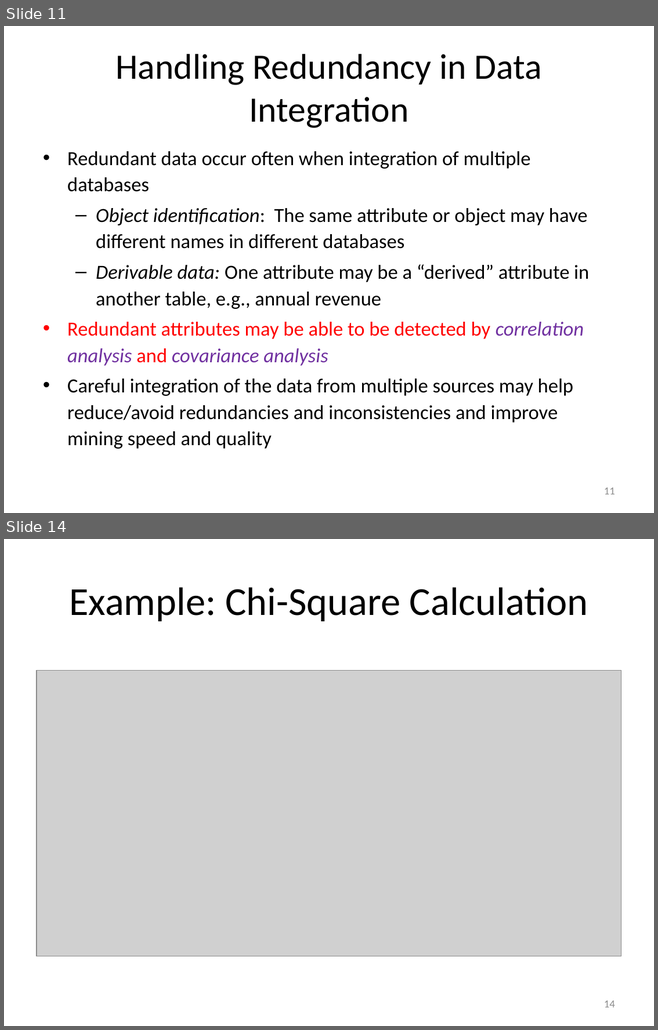
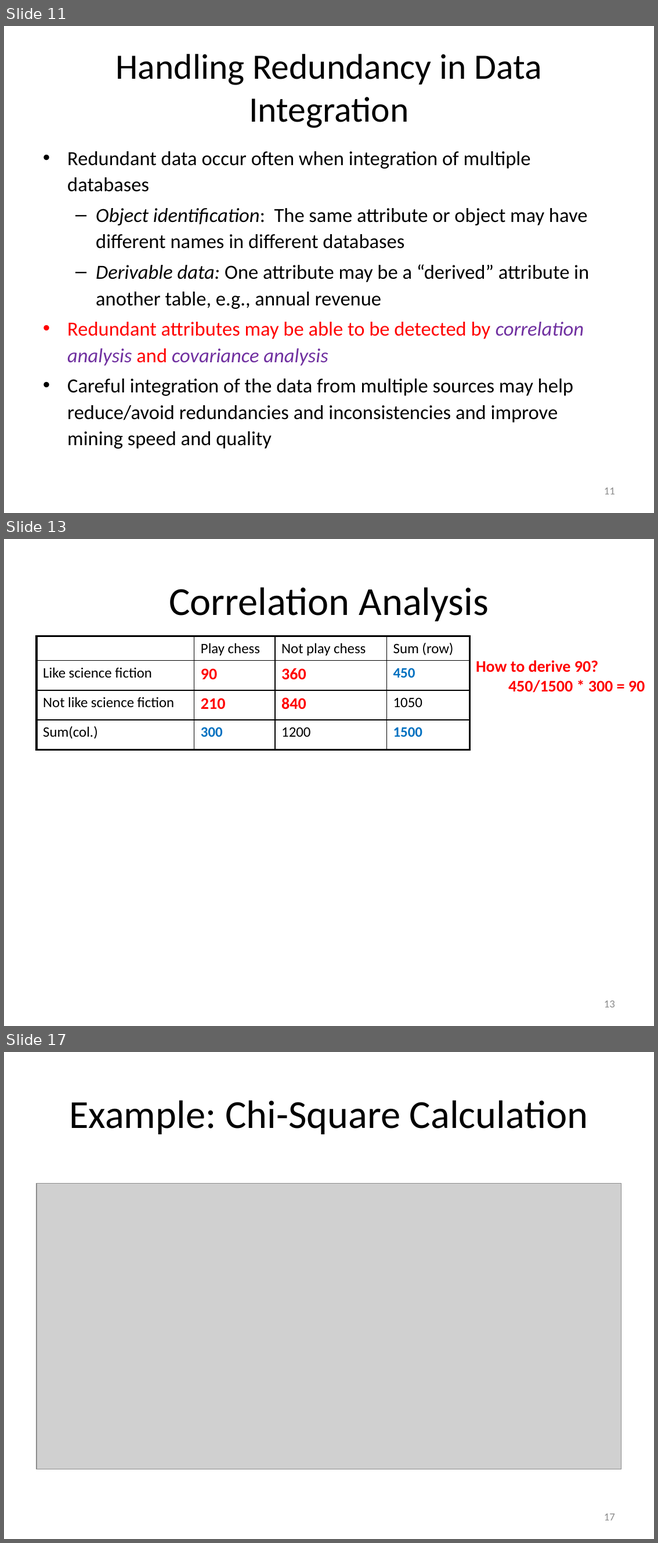
Before and after one commit to mjiang89/mjiang89.github.io, a slide deck: teaching/CS412Summer17-Chapter3.pptx. Shown one above the other, each under a label of ours: slides 11 and 14 before the commit, slides 11, 13 and 17 after it; the slides between them are not shown. The pictures are 658x1030 and 658x1543 pixels, drawn with LibreOffice and Linux fonts; fonts in the diff are those of the drawing; grey boxes stand for pictures. Boxes give left, top, right and bottom in pixels: in the first picture for what was removed or moved away, otherwise in the second. Text is boxed around its words. In the diff, an @@ line names an element or a change of style, - is before the commit and + after.

```diff
--- a/teaching/CS412Summer17-Chapter3.pptx
+++ b/teaching/CS412Summer17-Chapter3.pptx
@@ slide 13 added at (x1=4, y1=539, x2=654, y2=1026), background #FFFFFF @@
@@ title added at (x1=169, y1=587, x2=489, y2=621), 44 pt, text #000000 @@
+Correlation Analysis
@@ table added at (x1=36, y1=636, x2=470, y2=750), 4 rows, 4 columns @@
+ | Play chess | Not play chess | Sum (row)
+Like science fiction | 90 | 360 | 450
+Not like science fiction | 210 | 840 | 1050
+Sum(col.) | 300 | 1200 | 1500
@@ text added at (x1=476, y1=660, x2=644, y2=693), 18 pt, text #FF0000, bold @@
+How to derive 90?
+  450/1500 * 300 = 90
@@ page number added at (x1=604, y1=1001, x2=615, y2=1008), 12 pt, text #8C8C8C @@
+13
@@ what was slide 14 is now slide 17 @@
@@ page number at (x1=604, y1=1514, x2=615, y2=1521): text changed @@
-14
+17
```
Also in this commit, not shown: 9 slides changed, 3 other slides added, 2 other files.
